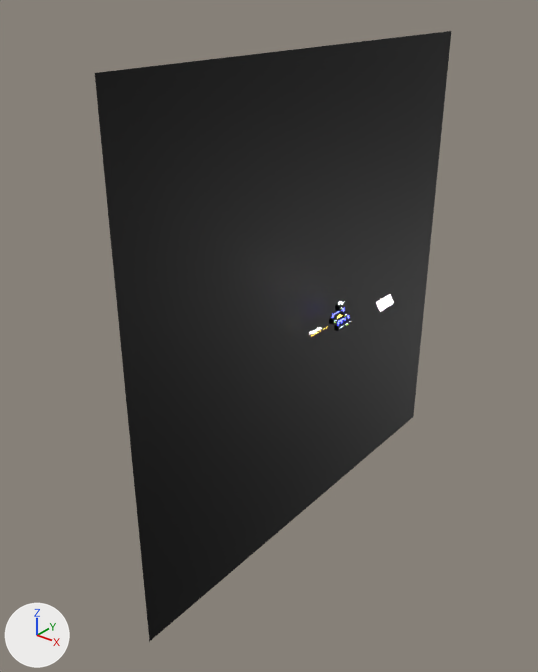
An edit to the Blender file doc/blender/threadbox.blend, drawn before and after from the same camera.
Camera for both pictures: a 50 mm camera at (139.0, -213.0, 117.0) aimed at (-13.0, -23.0, -1.0). The axes (+X, +Y, +Z) are drawn at lower left. The lights are the same throughout.
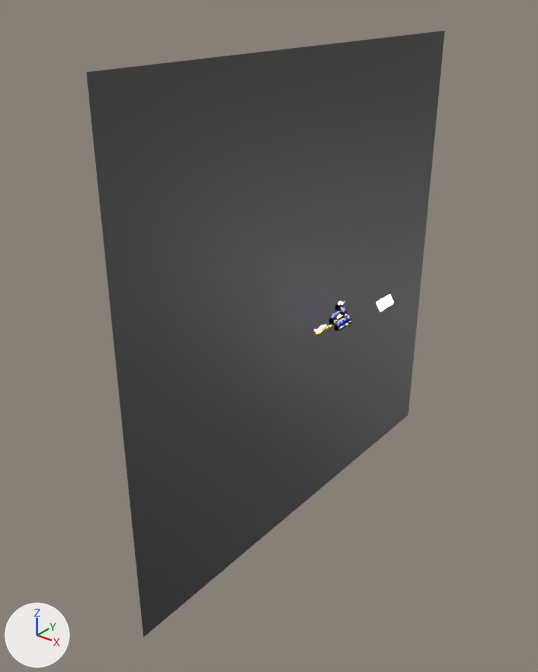
Location of each change, (x1, y1, x2, y2) in pixels of the pictures (538 x 672 px):
'Plane.001', recoloured, moved
    before: (95, 31, 451, 642)
    after: (86, 31, 445, 637)

The edits, one by one:
Material 'BackPlane' (mat_backplane) changes colour from black #111111 to dark grey #535353; in linear values from (0.00561, 0.00561, 0.00561) to (0.0856, 0.0856, 0.0856).
Object 'Plane.001' (ob_plane_001) moves from (1.8, -4.5, 5.2) to (-1.1, -4.5, 5.2).
